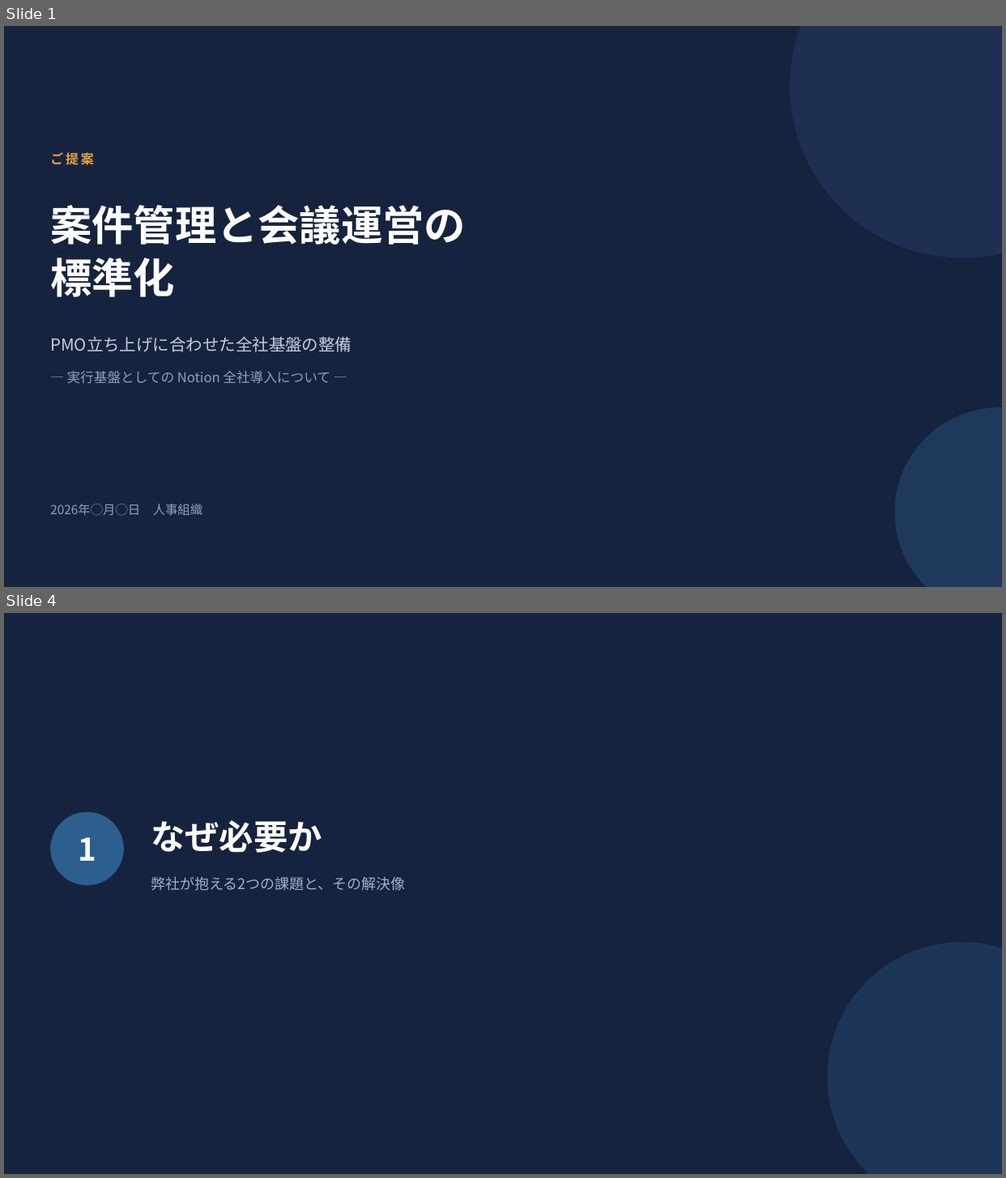
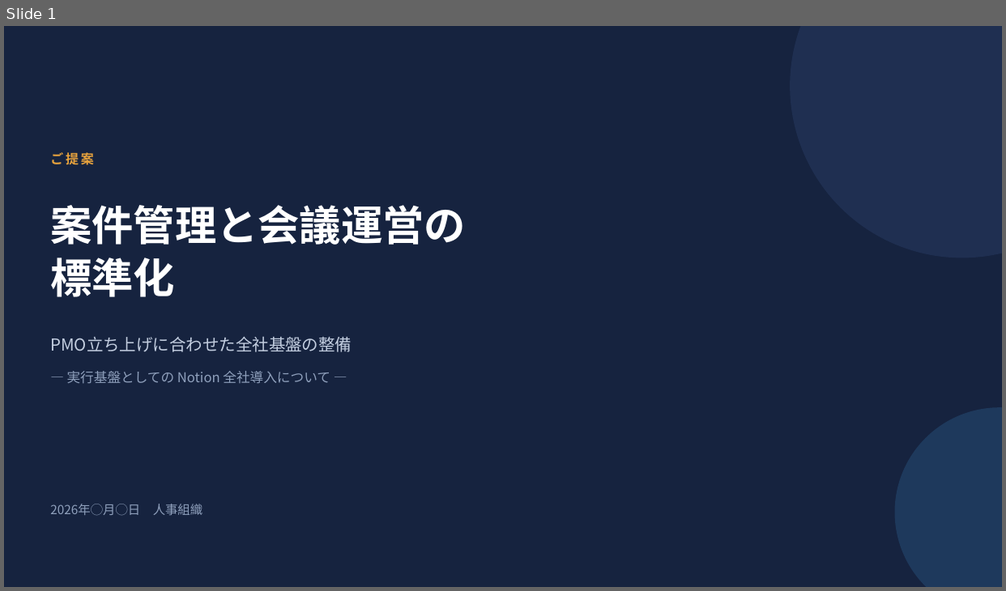
Before and after one commit to nii-d/claude-test, a slide deck: slides/notion-proposal.pptx. Shown one above the other, each under a label of ours: slides 1 and 4 before the commit, slide 1 after it; the slides between them are not shown. The pictures are 1006x1178 and 1006x591 pixels, drawn with LibreOffice and Linux fonts; fonts in the diff are those of the drawing. Boxes give left, top, right and bottom in pixels: in the first picture for what was removed or moved away, otherwise in the second. Text is boxed around its words. In the diff, an @@ line names an element or a change of style, - is before the commit and + after.

```diff
--- a/slides/notion-proposal.pptx
+++ b/slides/notion-proposal.pptx
@@ slide 4 removed at box(4, 613, 1002, 1174), background #16233F @@
@@ ellipse removed at box(50, 812, 124, 885) @@
@@ text removed at box(151, 820, 322, 853) @@
-なぜ必要か
@@ text removed at box(78, 837, 96, 861) @@
-1
@@ text removed at box(151, 877, 406, 891) @@
-弊社が抱える2つの課題と、その解決像
@@ ellipse removed at box(828, 943, 1002, 1174) @@
```
Also in this commit, not shown: 15 slides changed, 6 slides added, 10 other slides removed, 3 other files.
